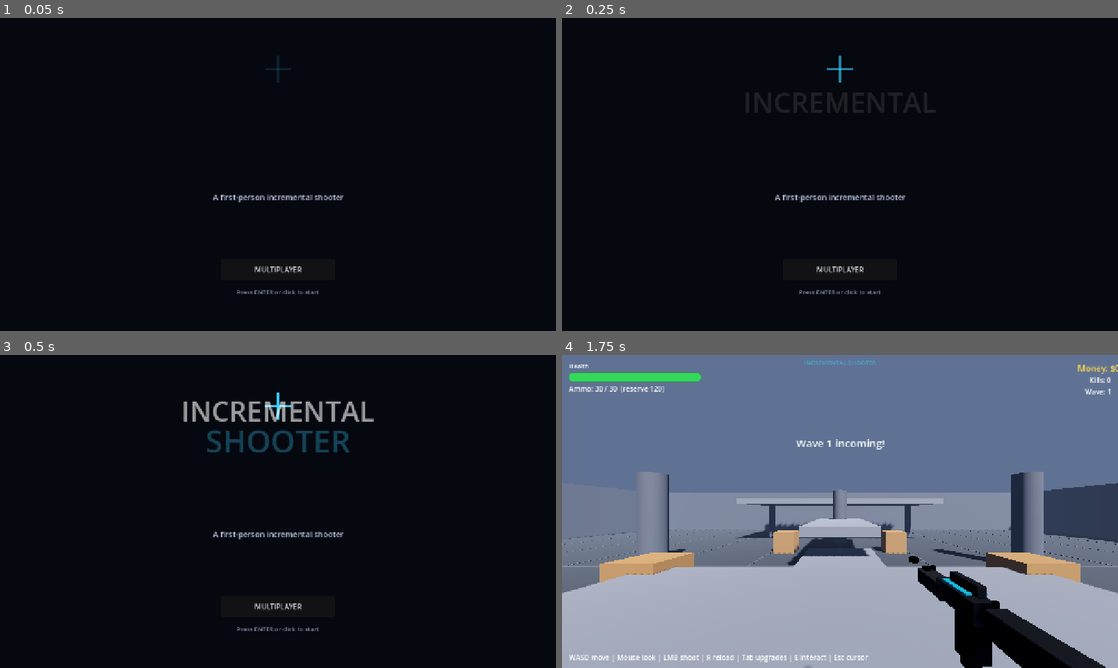
Above: before the commit, frames 1-4 (two rows, left to right).
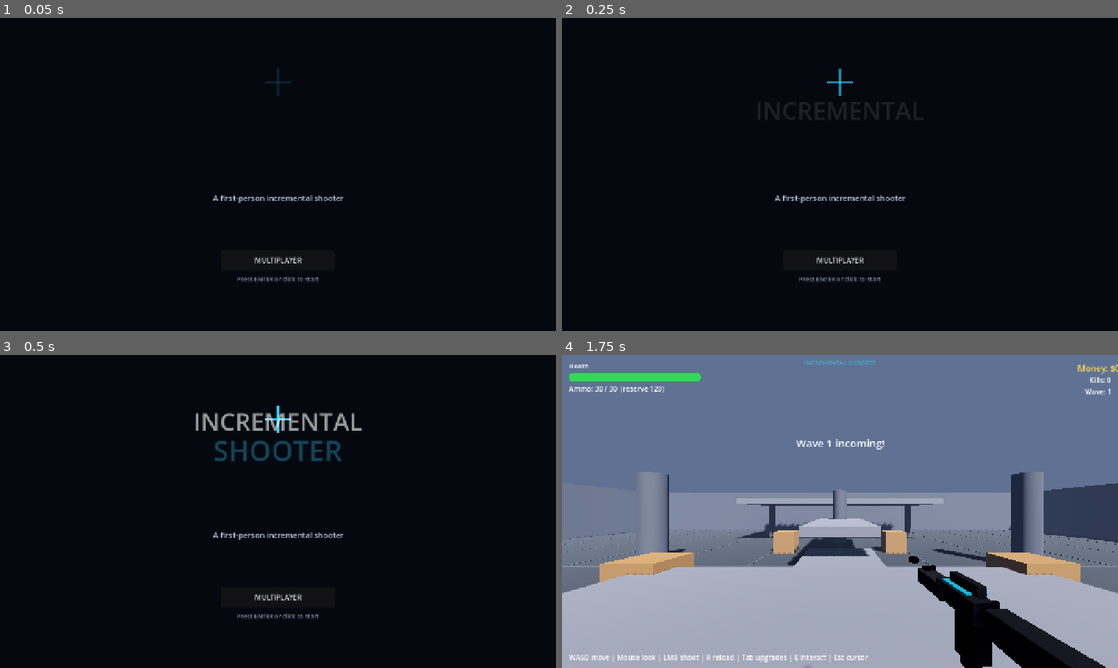
Above: after the commit, the same moments.

Repository: letward/incremental-shooter
Game: Godot game, scene res://scenes/title_screen.tscn
Two runs of this game, one before a commit and one after it. Both use one fixed random seed, a clock stepped at 60 frames per second and the inputs below.
Inputs (mouse positions are in pixels of both pictures, inside the frame that each line leads up to):
- Up to frame 1 (0.05 s): no input
- Up to frame 2 (0.25 s): no input
- Up to frame 3 (0.5 s): no input
- Up to frame 4 (1.75 s): tap Enter at 0.5 s; move the mouse to (962, 495) at 0.52 s; hold D (move_right) 0.53-1.25 s; tap E (interact) at 0.6 s; click (962, 495) at 0.67 s; tap Space (jump) at 0.77 s; click "CONFIRM & DEPLOY" at 1.25 s

The runs differ from the first frame. In frame 1, 0.8% of the frame differs, in the area x 38-62%, y 12-89%; in frame 2, 1.4%; in frame 3, 3.5%, in the area x 33-68%, y 12-89%; in frame 4, nothing differs.

Commit message:
Fix cluttered title screen layout

Diff:
--- a/scenes/title_screen.tscn
+++ b/scenes/title_screen.tscn
@@ -22,8 +22,8 @@
 anchor_bottom = 1.0
 
 [node name="VBox" type="VBoxContainer" parent="Center"]
-custom_minimum_size = Vector2(600, 0)
-theme_override_constants/separation = 18
+custom_minimum_size = Vector2(640, 0)
+theme_override_constants/separation = 10
 alignment = 1
 
 [node name="Crosshair" type="Control" parent="Center/VBox"]
@@ -54,13 +54,16 @@
 [node name="Title1" type="Label" parent="Center/VBox"]
 text = "INCREMENTAL"
 horizontal_alignment = 1
-theme_override_font_sizes/font_size = 64
+theme_override_font_sizes/font_size = 56
 theme_override_colors/font_color = Color(1, 1, 1, 1)
+
+[node name="TitleSpacer" type="Control" parent="Center/VBox"]
+custom_minimum_size = Vector2(0, 8)
 
 [node name="Title2" type="Label" parent="Center/VBox"]
 text = "SHOOTER"
 horizontal_alignment = 1
-theme_override_font_sizes/font_size = 72
+theme_override_font_sizes/font_size = 64
 theme_override_colors/font_color = Color(0.2, 0.8, 1.0, 1)
 
 [node name="Subtitle" type="Label" parent="Center/VBox"]
Not shown, added: scripts/lobby.gd.uid
Not shown, added: scripts/main.gd.uid
Not shown, added: scripts/network_manager.gd.uid
